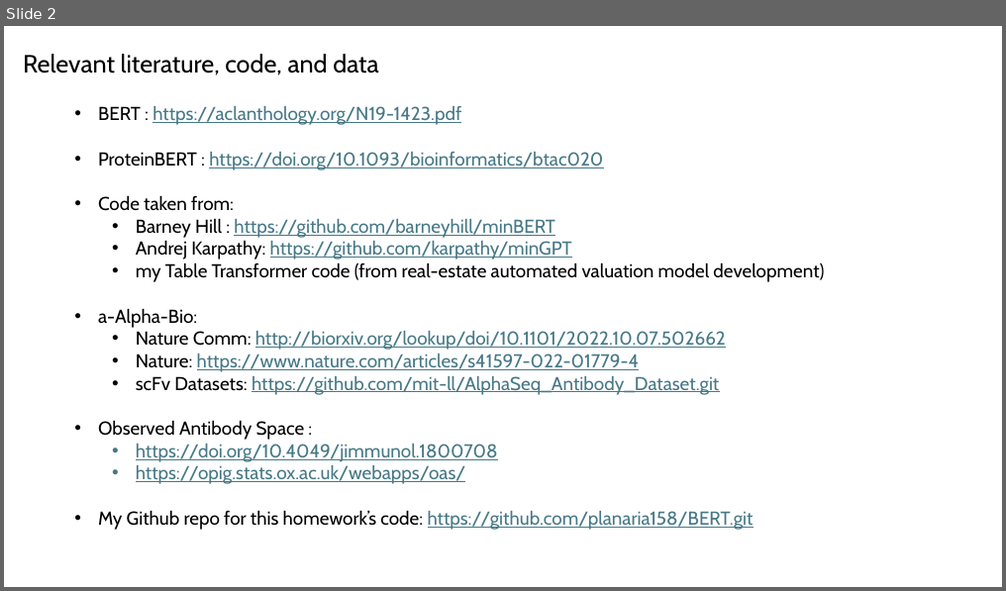
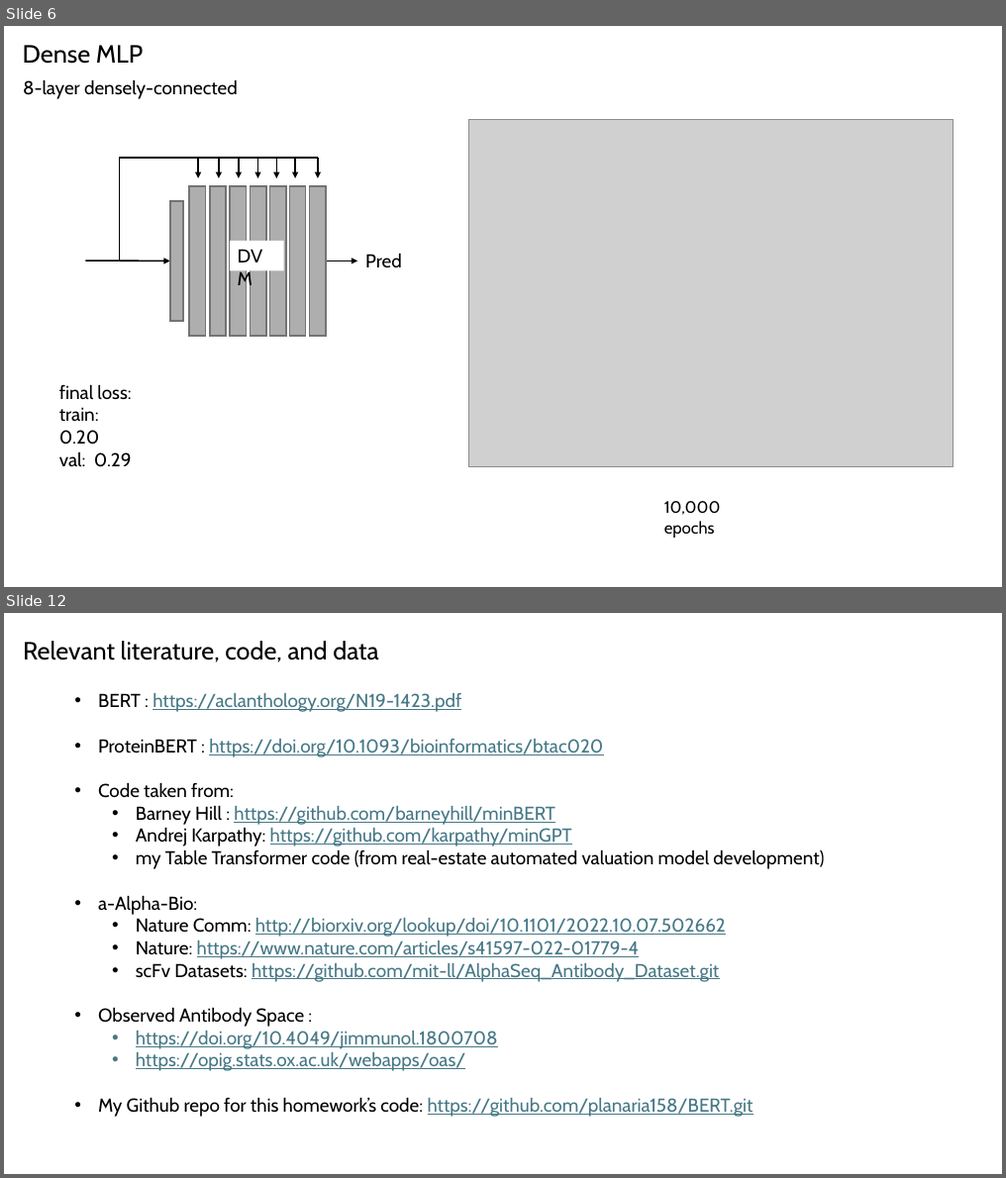
Before and after one commit to planaria158/BERT-antibody-antigen-binding-energy, a slide deck: Homework-aAlphaBio.pptx. Shown one above the other, each under a label of ours: slide 2 before the commit, slides 6 and 12 after it; the slides between them are not shown. The pictures are 1006x591 and 1006x1178 pixels, drawn with LibreOffice and Linux fonts; fonts in the diff are those of the drawing; grey boxes stand for pictures. Boxes give left, top, right and bottom in pixels: in the first picture for what was removed or moved away, otherwise in the second. Text is boxed around its words. In the diff, an @@ line names an element or a change of style, - is before the commit and + after.

```diff
--- a/Homework-aAlphaBio.pptx
+++ b/Homework-aAlphaBio.pptx
@@ slide 6 added at (4, 26, 1002, 587), background #FFFFFF @@
@@ text added at (23, 45, 143, 64), 24 pt, text #000000 @@
+Dense MLP
@@ text added at (23, 79, 238, 99), 18 pt, text #000000 @@
+8-layer densely-connected
@@ picture added at (469, 120, 952, 467) @@
@@ group added at (85, 157, 402, 336): 9 arrows, 9 rectangles, 2 lines, 1 text @@
+DVM
+Pred
@@ text added at (59, 384, 132, 468), 18 pt, text #000000 @@
+final loss:
+train: 0.20
+val: 0.29
@@ text added at (664, 501, 721, 538), 16 pt, text #000000 @@
+10,000 epochs
@@ what was slide 2 is now slide 12 @@
```
Also in this commit, not shown: 3 slides changed, 8 other slides added, 1 slide removed.
